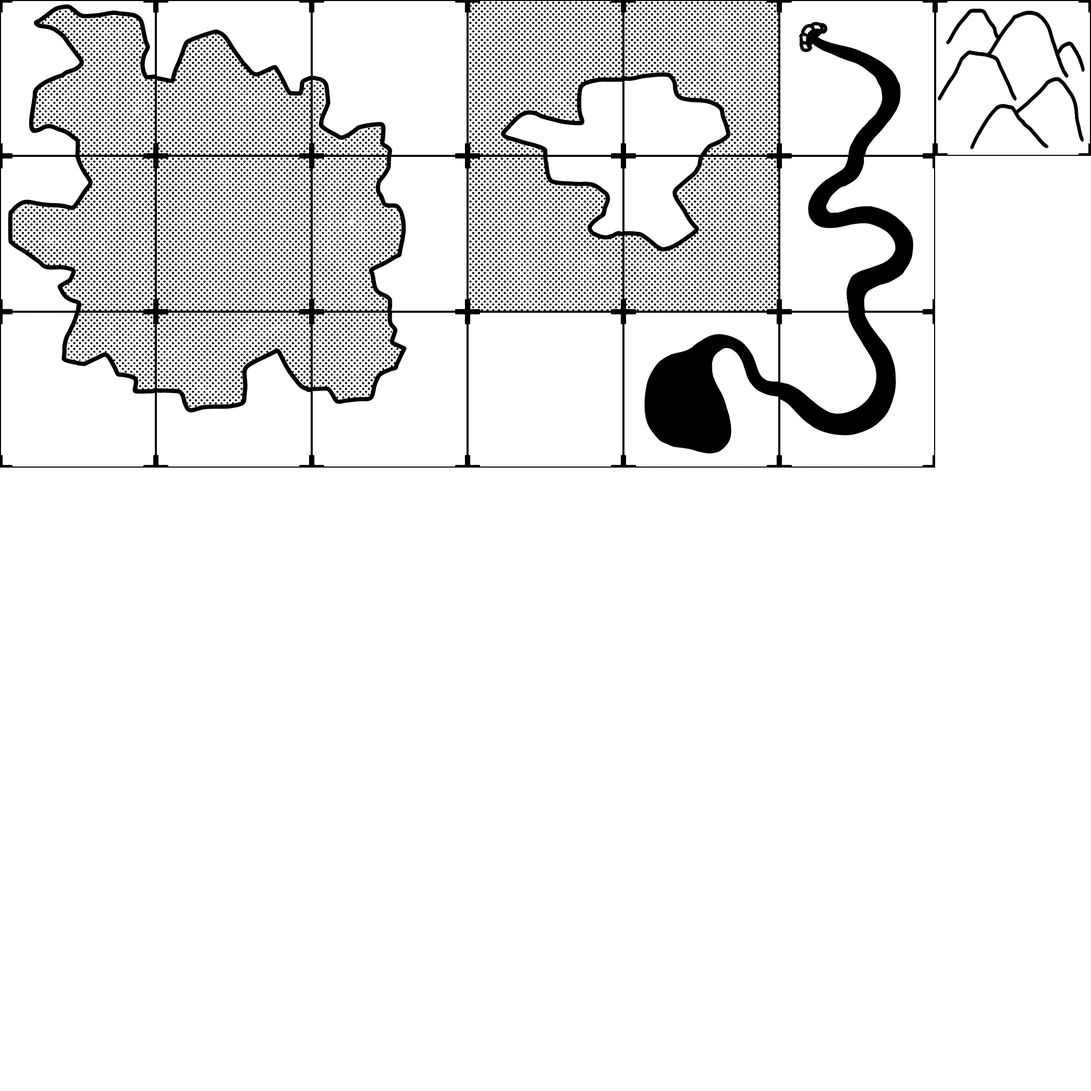
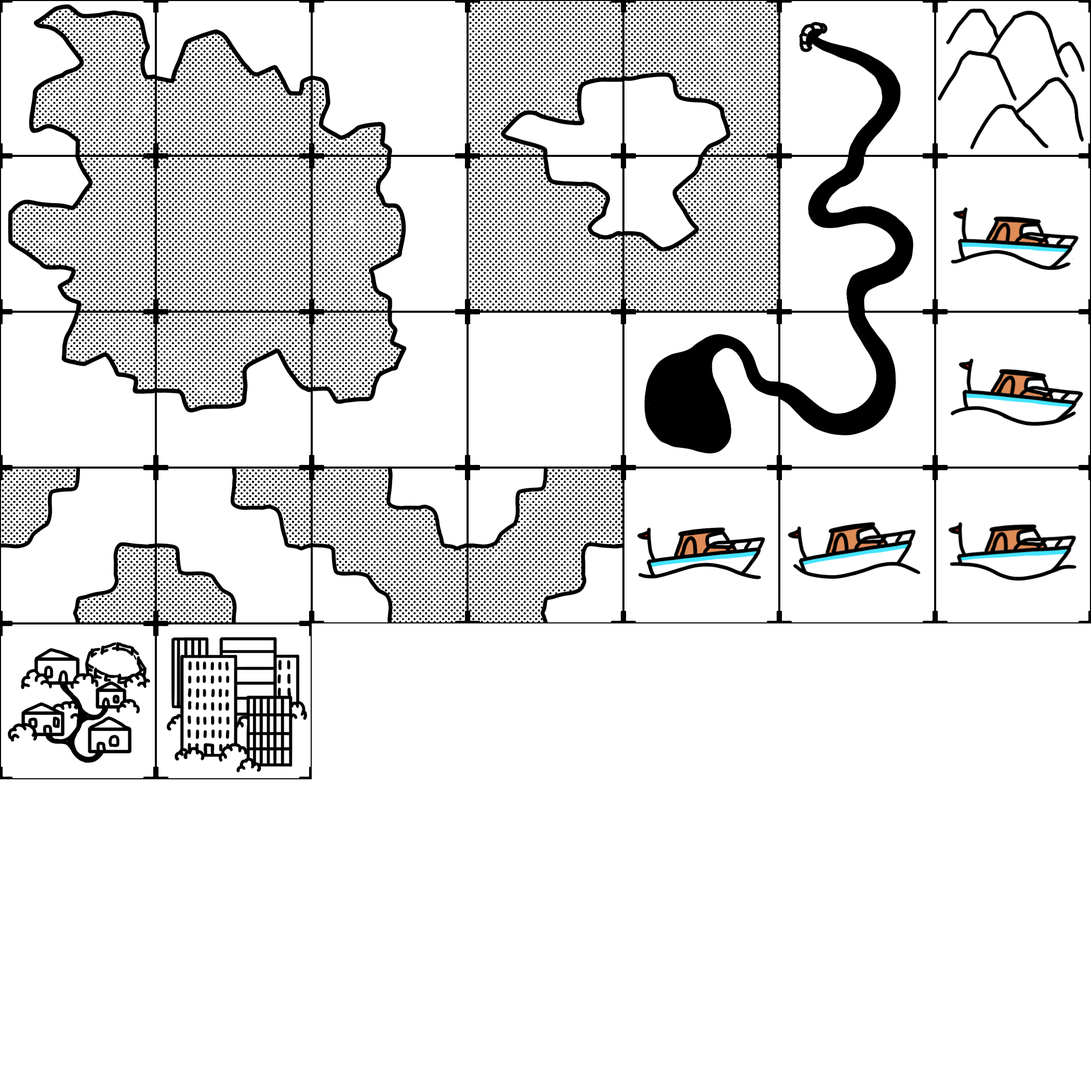
Layered file, before and after one edit (1091 x 1091). Changes by layer:
added layer "Tile_Add_City.png" in group "Group 2" over [155, 623, 312, 780]
added layer "Tile_Add_Village.png" in group "Group 2" over [0, 623, 167, 780]
added layer "Boat_frame0000.png" in group "Group 2" over [623, 467, 791, 624]
added layer "Boat_frame0001.png" in group "Group 2" over [779, 467, 946, 624]
added layer "Boat_frame0002.png" in group "Group 2" over [935, 467, 1091, 624]
added layer "Boat_frame0003.png" in group "Group 2" over [935, 311, 1091, 479]
added layer "Boat_frame0004.png" in group "Group 2" over [935, 155, 1091, 323]
added layer "Tile_Bridge_BotL_TopR.png" in group "Group 2" over [467, 467, 635, 624]
added layer "Tile_Bridge_TopL_BotR.png" in group "Group 2" over [311, 467, 479, 624]
added layer "Tile_Gap_BotL_TopR.png" in group "Group 2" over [155, 467, 323, 635]
added layer "Tile_Gap_TopL_BotR.png" in group "Group 2" over [0, 467, 167, 635]
painted on "Tile_Add_Mountain.png" over [935, 155, 1091, 177]
painted on "Tile_Add_River_Corner.png" over [746, 278, 980, 512]
painted on "Tile_Add_River_End.png" over [590, 467, 824, 512]
painted on "Paint Layer 1" over [0, 155, 1091, 666]
